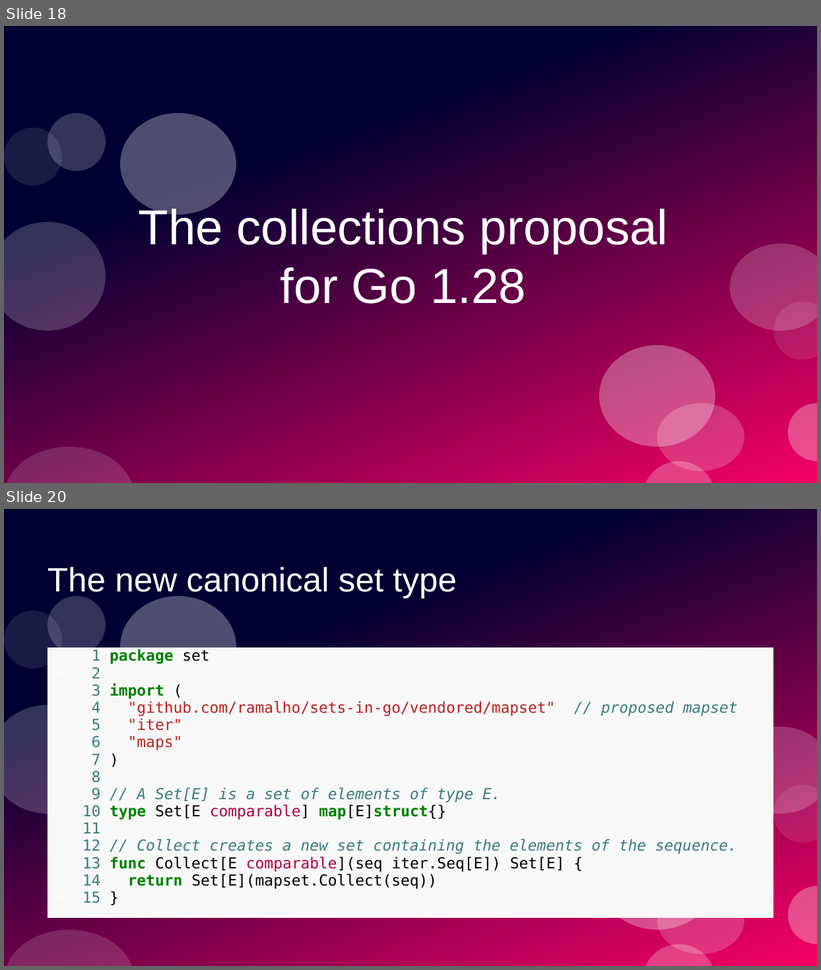
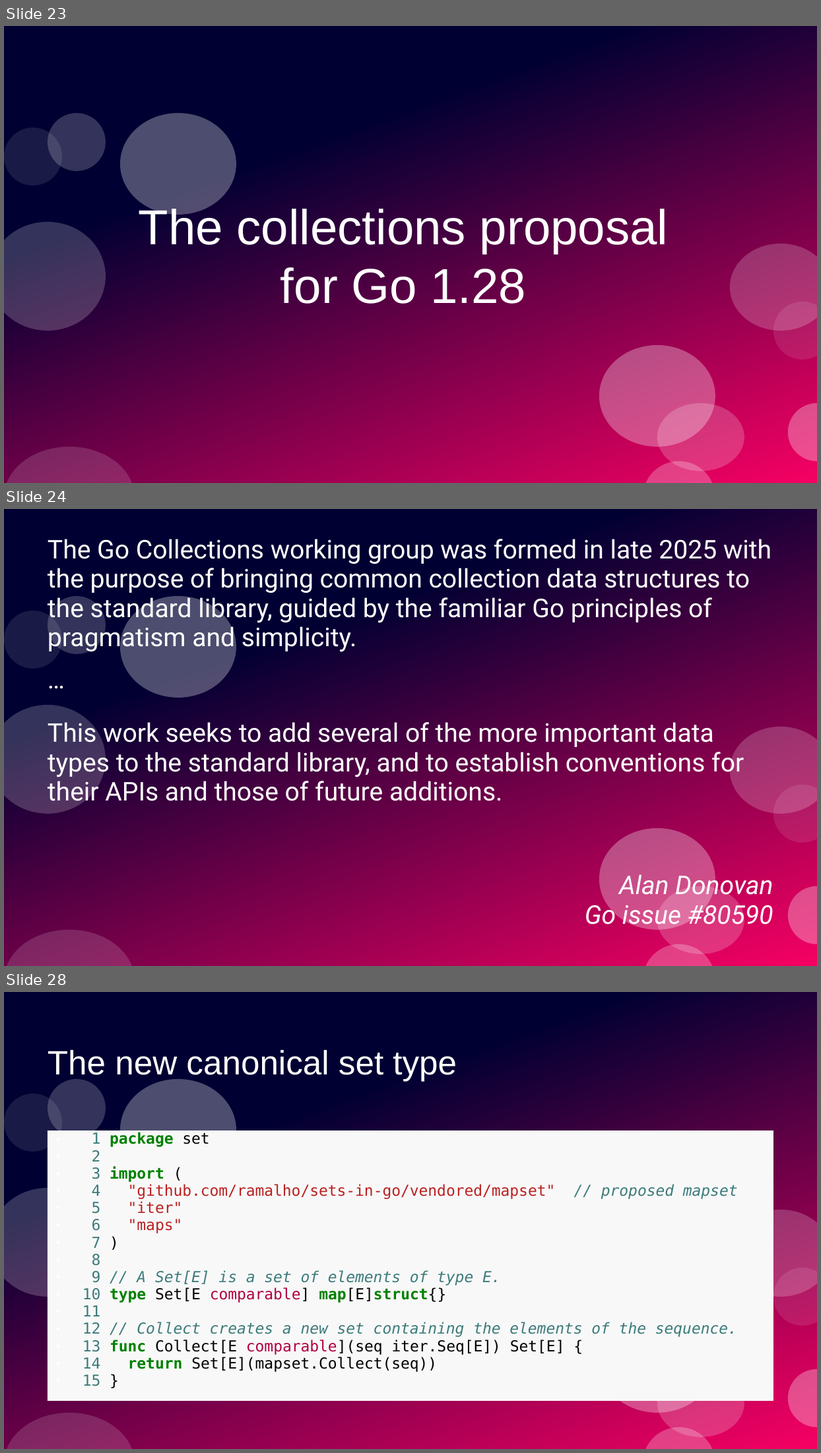
Before and after one commit to ramalho/sets-in-go, a slide deck: sets-in-go.odp. Shown one above the other, each under a label of ours: slides 18 and 20 before the commit, slides 23, 24 and 28 after it; the slides between them are not shown. The pictures are 821x970 and 821x1453 pixels, drawn with LibreOffice and Linux fonts; fonts in the diff are those of the drawing. Boxes give left, top, right and bottom in pixels: in the first picture for what was removed or moved away, otherwise in the second. Text is boxed around its words. In the diff, an @@ line names an element or a change of style, - is before the commit and + after.

```diff
--- a/sets-in-go.odp
+++ b/sets-in-go.odp
@@ slide 24 added at (x1=4, y1=509, x2=817, y2=966), background #FFFFFF; not listed: 12 template elements that a slide beside it also shows @@
@@ text added at (x1=48, y1=539, x2=774, y2=931), 25.2 pt, text #FFFFFF @@
+The Go Collections working group was formed in late 2025 with the purpose of bringing common collection data structures to the standard library, guided by the familiar Go principles of pragmatism and simplicity.
+…
+This work seeks to add several of the more important data types to the standard library, and to establish conventions for their APIs and those of future additions.
+Alan Donovan
+Go issue #80590
@@ what was slide 18 is now slide 23 @@
@@ what was slide 20 is now slide 28 @@
```
Also in this commit, not shown: 10 other slides added, 3 slides removed.
